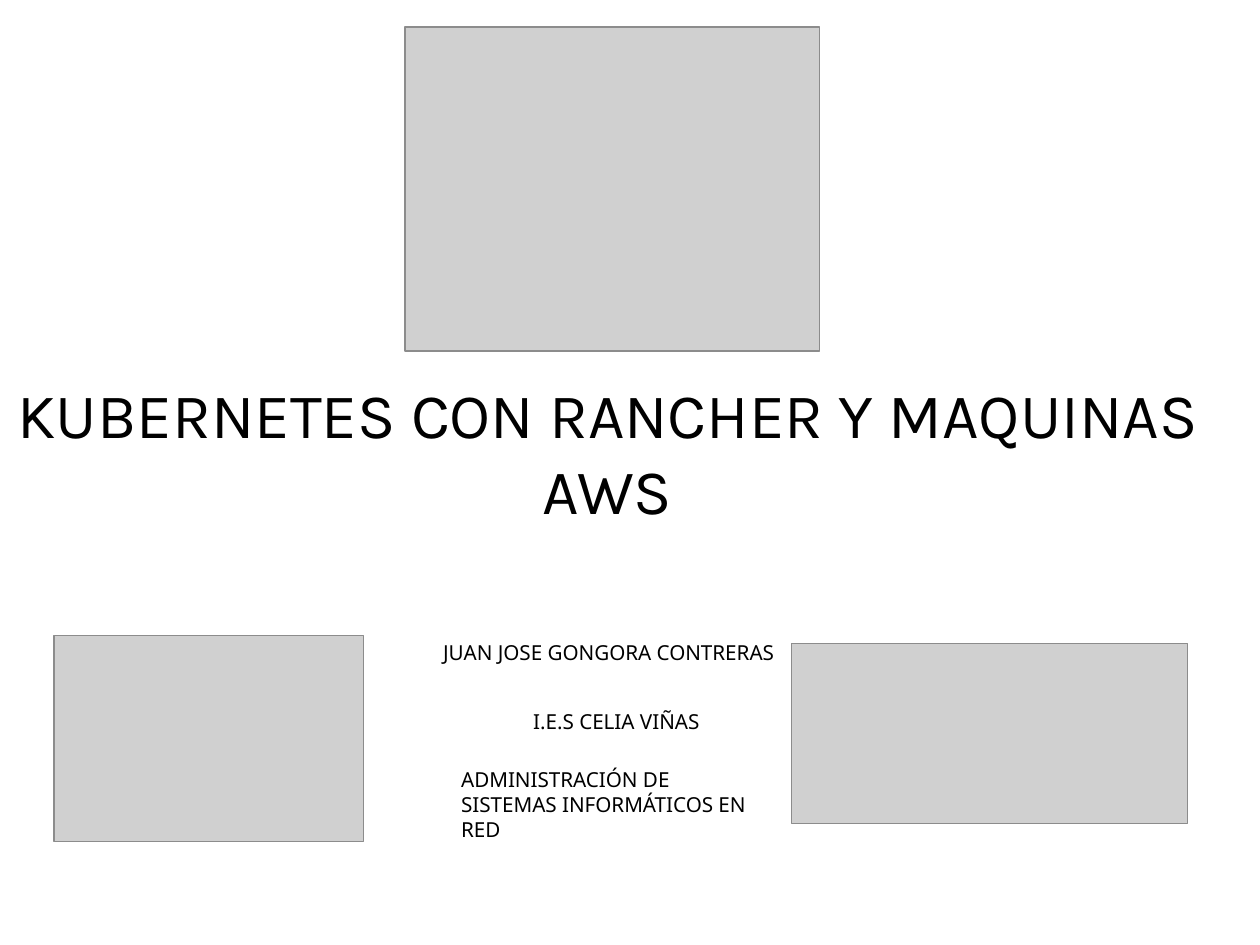
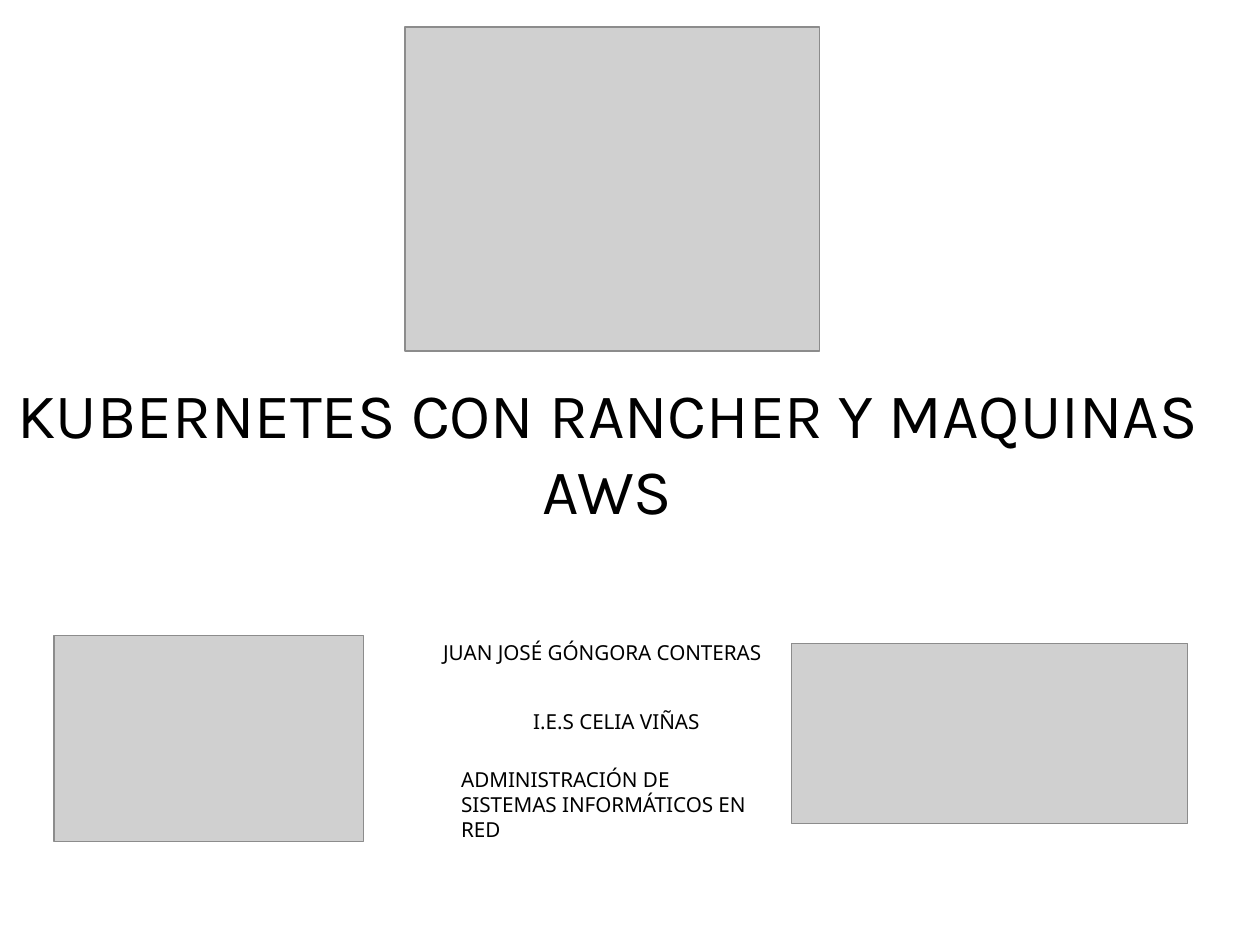
Before and after one commit to Juanjosegongora/kubernetes, a slide deck: slide 1 of proyecto_kubernetes.odp. Drawn at 1260x945 pixels with LibreOffice and Linux fonts; fonts in the diff are those of the drawing; grey boxes stand for pictures; background and template pictures are left out. Boxes give left, top, right and bottom in pixels: in the first picture for what was removed or moved away, otherwise in the second. Text is boxed around its words. In the diff, an @@ line names an element or a change of style, - is before the commit and + after.

Commit message:
READY

```diff
--- a/proyecto_kubernetes.odp
+++ b/proyecto_kubernetes.odp
@@ text at [443, 641, 762, 664]: text changed @@
-JUAN JOSE GONGORA CONTRERAS
+JUAN JOSÉ GÓNGORA CONTERAS
```
Also in this commit, not shown: 1 other slide changed.
